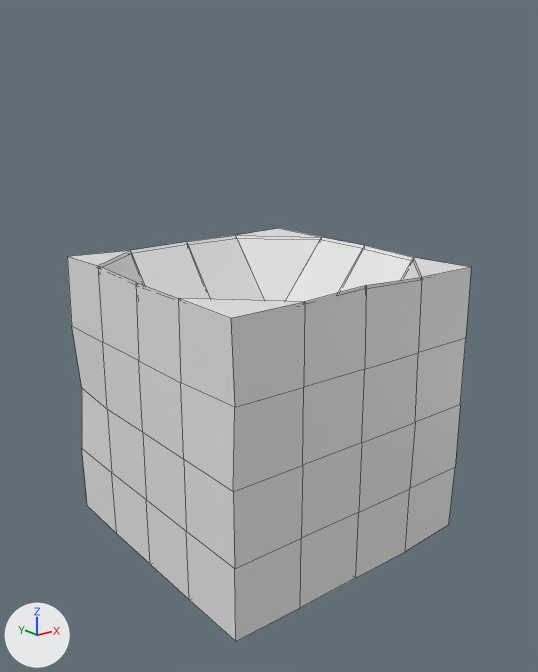
Renders of the FBX model Assets/Models/ExitCute.fbx from each side of a commit.
Rendered twice from a 50 mm lens placed at (-1.59, -2.02, 1.62), pointed at (0.0, -0.04, 0.83). Every picture has the same lights, and +X, +Y and +Z are marked at lower left. Mesh edges are drawn as thin lines. Where no turn or scale is listed for an object, it has been applied to the vertices.

Script lines for the objects in view, before the commit:
```python
me_cube_001 = bpy.data.meshes.new('Cube.001')
me_cube_001.from_pydata(...)  # 212 vertices, 216 faces; spans x -0.506..0.52, y -0.519..0.506, z -0.506..0.517
ob_cube = bpy.data.objects.new('Cube', me_cube_001)
ob_cube.location = (0.0, 0.0, 0.586)
```
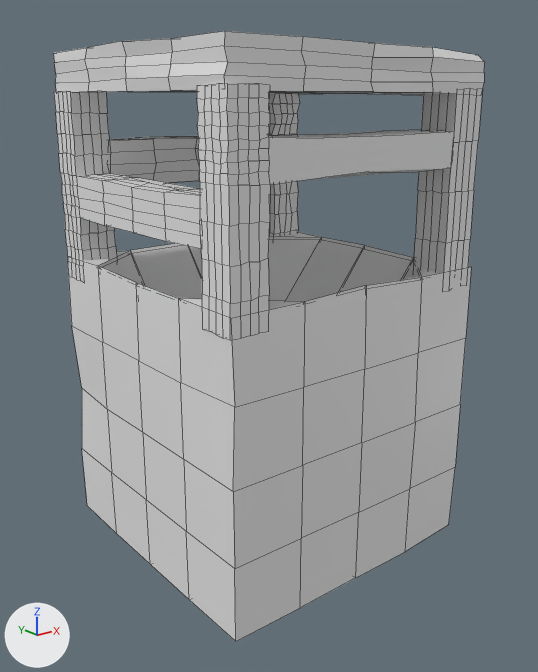
What changed in the scene script:
```text
Add me_cube_005:
    me_cube_005.from_pydata(...)  # 98 vertices, 96 faces; spans x -1.02..1.01, y -1.13..1.0, z -9.01..1.0
Add me_cube_006:
    me_cube_006.from_pydata(...)  # 98 vertices, 96 faces; spans x -0.513..0.498, y -0.512..0.497, z -0.502..-0.347
Add me_cube_004:
    me_cube_004.from_pydata(...)  # 310 vertices, 276 faces; spans x -12.43..1.1, y -1.02..1.02, z -9.03..0.98
Add me_cube_003:
    me_cube_003.from_pydata(...)  # 290 vertices, 288 faces; spans x -1.01..1.01, y -0.99..12.76, z -8.92..1.07
Add me_cube_001_1:
    me_cube_001_1.from_pydata(...)  # 290 vertices, 288 faces; spans x -1.01..12.61, y -1.11..1.04, z -8.92..1.03
Add ob_pillar4:
    ob_pillar4 = bpy.data.objects.new('pillar4', me_cube_005)
    ob_pillar4.location = (0.427, -0.437, 1.088)
    ob_pillar4.scale = (-0.0642, -0.0642, -0.0642)
Add ob_top:
    ob_top = bpy.data.objects.new('top', me_cube_006)
    ob_top.location = (0.011, 0.008, 2.146)
Add ob_pillar3:
    ob_pillar3 = bpy.data.objects.new('pillar3', me_cube_004)
    ob_pillar3.location = (-0.435, -0.437, 1.088)
    ob_pillar3.scale = (-0.0642, -0.0642, -0.0642)
Add ob_pillar2:
    ob_pillar2 = bpy.data.objects.new('pillar2', me_cube_003)
    ob_pillar2.location = (-0.435, 0.444, 1.088)
    ob_pillar2.scale = (-0.0642, -0.0642, -0.0642)
Add ob_pillar1:
    ob_pillar1 = bpy.data.objects.new('pillar1', me_cube_001_1)
    ob_pillar1.location = (0.427, 0.444, 1.088)
    ob_pillar1.scale = (-0.0642, -0.0642, -0.0642)
```

Where the change shows, as pixel boxes [x1, y1, x2, y2] in the pictures (538 x 672 px):
'pillar3', added
    after: [197, 83, 454, 340]
'top', added
    after: [53, 31, 485, 95]
'pillar2', added
    after: [54, 91, 201, 261]
'pillar4', added
    after: [413, 89, 482, 273]
'pillar1', added
    after: [110, 94, 300, 240]
